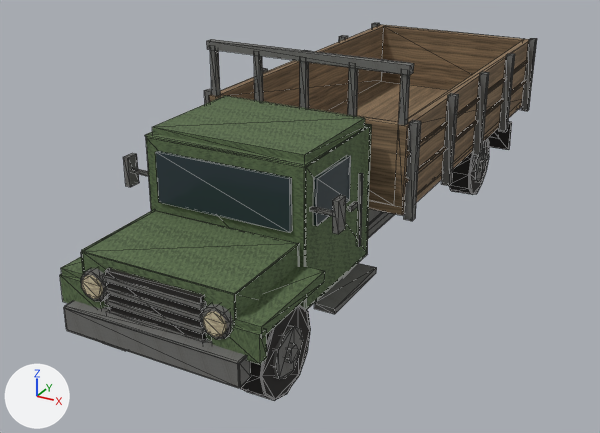
One commit to the glTF model blender/exports/rustic/farm_flatbed.glb: the scene before it, then after it.
One viewpoint serves both versions: a 50 mm camera at (3.66, -7.68, 4.0) aimed at (-0.26, -0.56, 0.44). The axes (+X, +Y, +Z) are drawn at lower left. The lights are the same throughout. The first picture is the older version. Mesh edges are drawn as thin lines. Vertices at exactly the same position are counted once.

The first picture shows 'FarmFlatbed'.
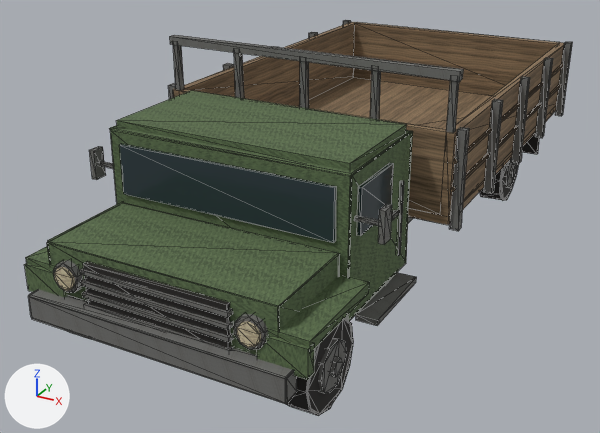
Where the change shows, as pixel boxes [x1, y1, x2, y2] in the pictures (600 x 433 px; the box of a moved part takes in the faces that stretch with it):
'FarmFlatbed', reshaped, moved (15% wider)
    before: [60, 23, 537, 401]
    after: [24, 20, 573, 416]
part 1 of me_farmflatbed, moved or reshaped (mostly hidden afterwards)
    before: [368, 212, 395, 238]
    after: [408, 217, 413, 223]
part 2 of me_farmflatbed, moved or reshaped
    before: [64, 300, 251, 388]
    after: [28, 289, 297, 404]
part 3 of me_farmflatbed, moved or reshaped
    before: [106, 310, 207, 343]
    after: [84, 302, 233, 351]
part 4 of me_farmflatbed, moved or reshaped
    before: [105, 298, 206, 334]
    after: [82, 291, 233, 342]
part 5 of me_farmflatbed, moved or reshaped
    before: [104, 287, 202, 322]
    after: [81, 279, 233, 330]
part 6 of me_farmflatbed, moved or reshaped
    before: [103, 275, 206, 310]
    after: [80, 268, 233, 318]
part 7 of me_farmflatbed, moved or reshaped
    before: [81, 268, 108, 301]
    after: [53, 260, 83, 293]
part 8 of me_farmflatbed, moved or reshaped
    before: [200, 304, 233, 340]
    after: [234, 314, 268, 350]
part 9 of me_farmflatbed, moved or reshaped (mostly hidden)
    before: [132, 168, 148, 176]
    after: [98, 161, 114, 169]
part 10 of me_farmflatbed, moved or reshaped
    before: [123, 153, 139, 187]
    after: [89, 146, 106, 180]
part 11 of me_farmflatbed, moved or reshaped
    before: [358, 173, 363, 246]
    after: [397, 180, 404, 256]
part 12 of me_farmflatbed, moved or reshaped
    before: [348, 201, 358, 212]
    after: [392, 210, 399, 220]
part 13 of me_farmflatbed, moved or reshaped
    before: [314, 263, 377, 314]
    after: [356, 273, 417, 326]
part 14 of me_farmflatbed, moved or reshaped
    before: [310, 206, 333, 216]
    after: [354, 216, 379, 226]
part 15 of me_farmflatbed, moved or reshaped
    before: [333, 195, 346, 234]
    after: [378, 204, 392, 244]
part 16 of me_farmflatbed, moved or reshaped
    before: [273, 325, 303, 379]
    after: [318, 338, 347, 393]
part 17 of me_farmflatbed, moved or reshaped
    before: [286, 343, 298, 363]
    after: [331, 356, 343, 377]
part 18 of me_farmflatbed, moved or reshaped
    before: [60, 23, 537, 401]
    after: [24, 20, 573, 416]

Patch to the scene script:
```diff
--- a/blender/exports/rustic/farm_flatbed.glb.py
+++ b/blender/exports/rustic/farm_flatbed.glb.py
@@ me_farmflatbed @@
 # used by ob_farmflatbed; location = (-0.439, 0.028, 0.406)
-me_farmflatbed.from_pydata(...)  # 1396 vertices, 2480 faces; spans x -0.71..1.59, y -3.5..3.33, z -0.42..1.91
+me_farmflatbed.from_pydata(...)  # 1396 vertices, 2480 faces; spans x -0.94..2.26, y -3.5..3.33, z -0.42..1.91
+# me_farmflatbed part 1: the loose piece of 56 vertices spanning x 0.8..0.95, y -3.27..3.27, z -0.09..0.09 is moved by (0.44, 0.0, 0.0)
+# me_farmflatbed part 2: the loose piece of 56 vertices spanning x -0.41..1.28, y -3.5..-3.33, z 0.01..0.24 is scaled about its middle by (1.47, 1, 1), then moved by (0.22, 0.0, 0.0)
+# me_farmflatbed part 3: the loose piece of 8 vertices spanning x -0.03..0.91, y -3.41..-3.34, z 0.21..0.25 is scaled about the mesh origin by (1.5, 1, 1)
+# me_farmflatbed part 4: the loose piece of 8 vertices spanning x -0.03..0.91, y -3.41..-3.34, z 0.32..0.36 is scaled about the mesh origin by (1.5, 1, 1)
+# me_farmflatbed part 5: the loose piece of 8 vertices spanning x -0.03..0.91, y -3.41..-3.34, z 0.42..0.46 is scaled about the mesh origin by (1.5, 1, 1)
+# me_farmflatbed part 6: the loose piece of 8 vertices spanning x -0.03..0.91, y -3.41..-3.34, z 0.53..0.57 is scaled about the mesh origin by (1.5, 1, 1)
+# me_farmflatbed part 7: the loose piece of 20 vertices spanning x -0.27..-0.01, y -3.4..-3.32, z 0.31..0.58 is moved by (-0.07, 0.0, 0.0)
+# me_farmflatbed part 8: the loose piece of 20 vertices spanning x 0.89..1.15, y -3.4..-3.32, z 0.3..0.57 is moved by (0.51, 0.0, 0.0)
+# me_farmflatbed part 9: the loose piece of 8 vertices spanning x -0.6..-0.34, y -2.33..-2.29, z 0.97..1.0 is moved by (-0.17, 0.0, 0.0)
+# me_farmflatbed part 10: the loose piece of 8 vertices spanning x -0.62..-0.57, y -2.37..-2.25, z 0.84..1.13 is moved by (-0.17, 0.0, 0.0)
+# me_farmflatbed part 11: the loose piece of 8 vertices spanning x 1.22..1.25, y -1.4..-1.37, z 0.27..0.98 is moved by (0.61, 0.0, 0.0)
+# me_farmflatbed part 12: the loose piece of 8 vertices spanning x 1.22..1.26, y -1.63..-1.49, z 0.71..0.75 is moved by (0.61, 0.0, 0.0)
+# me_farmflatbed part 13: the loose piece of 8 vertices spanning x 1.21..1.41, y -2.21..-1.35, z 0.01..0.07 is moved by (0.61, 0.0, 0.0)
+# me_farmflatbed part 14: the loose piece of 8 vertices spanning x 1.22..1.48, y -2.33..-2.29, z 0.97..1.0 is moved by (0.61, 0.0, 0.0)
+# me_farmflatbed part 15: the loose piece of 8 vertices spanning x 1.45..1.5, y -2.37..-2.25, z 0.85..1.13 is moved by (0.61, 0.0, 0.0)
+# me_farmflatbed part 16: the loose piece of 20 vertices spanning x 1.03..1.35, y -3.09..-2.65, z -0.22..0.2 is moved by (0.61, 0.0, 0.0)
+# me_farmflatbed part 17: the loose piece of 12 vertices spanning x 1.01..1.38, y -2.95..-2.79, z -0.08..0.06 is moved by (0.61, 0.0, 0.0)
+# me_farmflatbed part 18: 912 of 1396 vertices moved; they spanned x -0.71..1.59, y -3.42..3.33, z -0.42..1.91 and now span x -0.94..2.26, y -3.42..3.33, z -0.42..1.91; mean shift (0.24, 0.0, 0.0); largest move (1.51, -0.9, 1.38) -> (2.17, -0.9, 1.38)
+# other edits to the shape of me_farmflatbed do not show in these pictures
 me_farmflatbed.materials.append(mat_rustic_metal)
@@ ob_farmflatbed @@
 ob_farmflatbed = bpy.data.objects.new('FarmFlatbed', me_farmflatbed)
-ob_farmflatbed.location = (-0.439, 0.028, 0.406)
+ob_farmflatbed.location = (-0.659, 0.028, 0.406)
```
